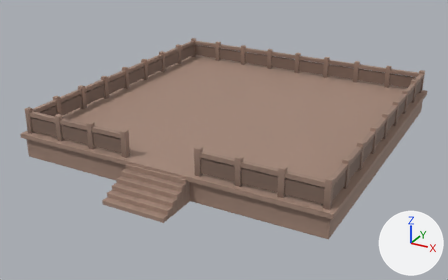
What one commit did to the glTF model web/public/layers/floor-0-low.glb.
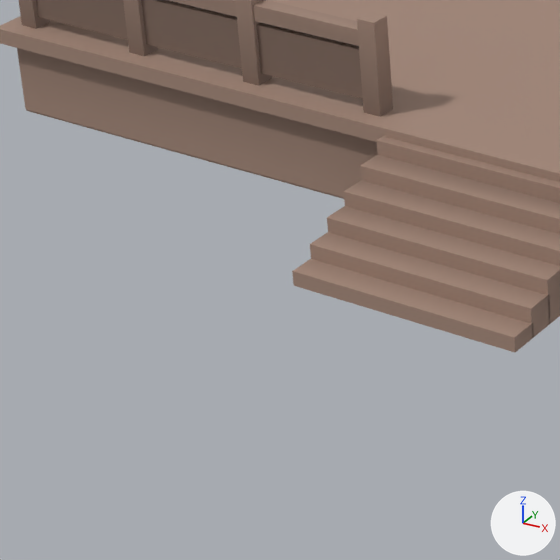
There are two pictures of each version: one whole from a camera (50 mm lens) standing at (13.16, -25.76, 12.24) and looking at (0.28, -2.34, 0.53), one close up on the part from 5% to 39% of the width and 45% to 100% of the height. The axes (+X, +Y, +Z) are drawn at lower right. The lights are the same throughout. The first two pictures are the older version. Where no turn or scale is listed for an object, it has been applied to the vertices.

Script lines for the objects in view, before the commit:
```python
me_entrance_step_0_001 = bpy.data.meshes.new('Entrance_step_0.001')
me_entrance_step_0_001.from_pydata(...)  # a box spanning x -1.45..1.45, y -0.98..-0.63, z -0.54..-0.36; a box spanning x -1.45..1.45, y -0.65..-0.3, z -0.54..-0.18; a box spanning x -1.45..1.45, y -0.33..0.02, z -0.54..0.0; a box spanning x -1.45..1.45, y -0.02..0.33, z -0.54..0.18; a box spanning x -1.45..1.45, y 0.3..0.65, z -0.54..0.36; a box spanning x -1.45..1.45, y 0.63..0.98, z -0.54..0.54
me_entrance_step_0_001.materials.append(mat_stone)
me_terrace_14_6m_provisional_001 = bpy.data.meshes.new('Terrace_14_6m_provisional.001')
me_terrace_14_6m_provisional_001.from_pydata(...)  # 64 vertices, 120 faces; spans x -7.45..7.45, y -7.45..7.45, z -0.59..0.59
me_terrace_14_6m_provisional_001.materials.append(mat_stone)
me_terrace_post_0_0_001 = bpy.data.meshes.new('Terrace_post_0_0.001')
me_terrace_post_0_0_001.from_pydata(...)  # 528 vertices, 992 faces; spans x -7.22..7.22, y -7.22..7.22, z -0.62..0.62
me_terrace_post_0_0_001.materials.append(mat_stone)
ob_l0_foundation_d = bpy.data.objects.new('L0_Foundation_D', me_terrace_14_6m_provisional_001)
ob_l0_foundation_d.location = (0.0, 0.0, 0.59)
ob_l0_terraceandstairs_c = bpy.data.objects.new('L0_TerraceAndStairs_C', me_terrace_post_0_0_001)
ob_l0_terraceandstairs_c.location = (0.0, 0.0, 1.72)
ob_l0_terraceandstairs_d = bpy.data.objects.new('L0_TerraceAndStairs_D', me_entrance_step_0_001)
ob_l0_terraceandstairs_d.location = (0.0, -8.2, 0.54)
```
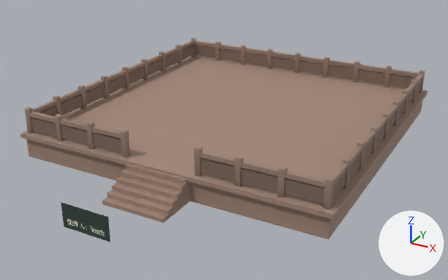
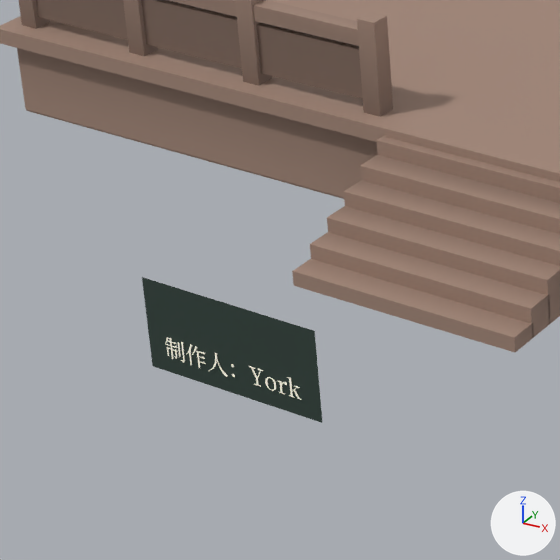
Pixel boxes (x1, y1, x2, y2) of what changed, in the close-ups (560 x 560 px):
'制作人：York', added: after (142, 277, 322, 423)
    faces in mat_york_watermark_background (dark green #24342e): (142, 277, 322, 423)
    faces in mat_york_watermark_lettering (pale yellow #f9f5e2, glowing grey #868379): (166, 338, 301, 400)

The edits, one by one:
Material 'York watermark lettering' (mat_york_watermark_lettering) is new.
Its base color is (0.95, 0.91, 0.76) (pale yellow #f9f5e2).
Its roughness is 0.75.
Its emission color is (0.237, 0.228, 0.19) (grey #868379).
Its emission strength is 1.0.
Material 'York watermark background' (mat_york_watermark_background) is new.
Its base color is (0.018, 0.034, 0.027) (dark green #24342e).
Its roughness is 0.75.
Its emission color is (0.0045, 0.0085, 0.00675) (black #0e1713).
Its emission strength is 1.0.
Mesh me_制作人_york is new.
It has 848 vertices, 1646 faces and spans x -1.05..1.05, y 0.0..0.02, z -0.2..0.8.
Faces by material slot: [1644, 2].
It uses material mat_york_watermark_lettering (pale yellow #f9f5e2, glowing grey #868379).
It uses material mat_york_watermark_background (dark green #24342e).
Object '制作人：York' (ob_制作人_york) is new; it shows me_制作人_york.
Its location is (0.0, -11.8, 0.7).
